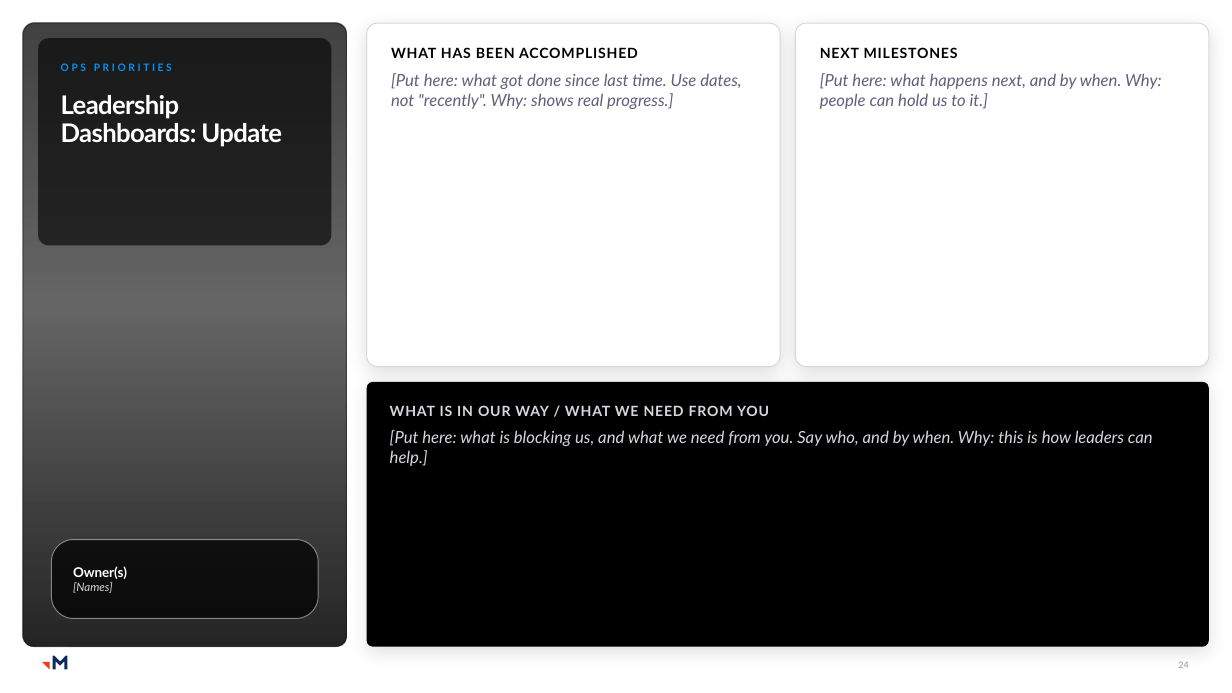
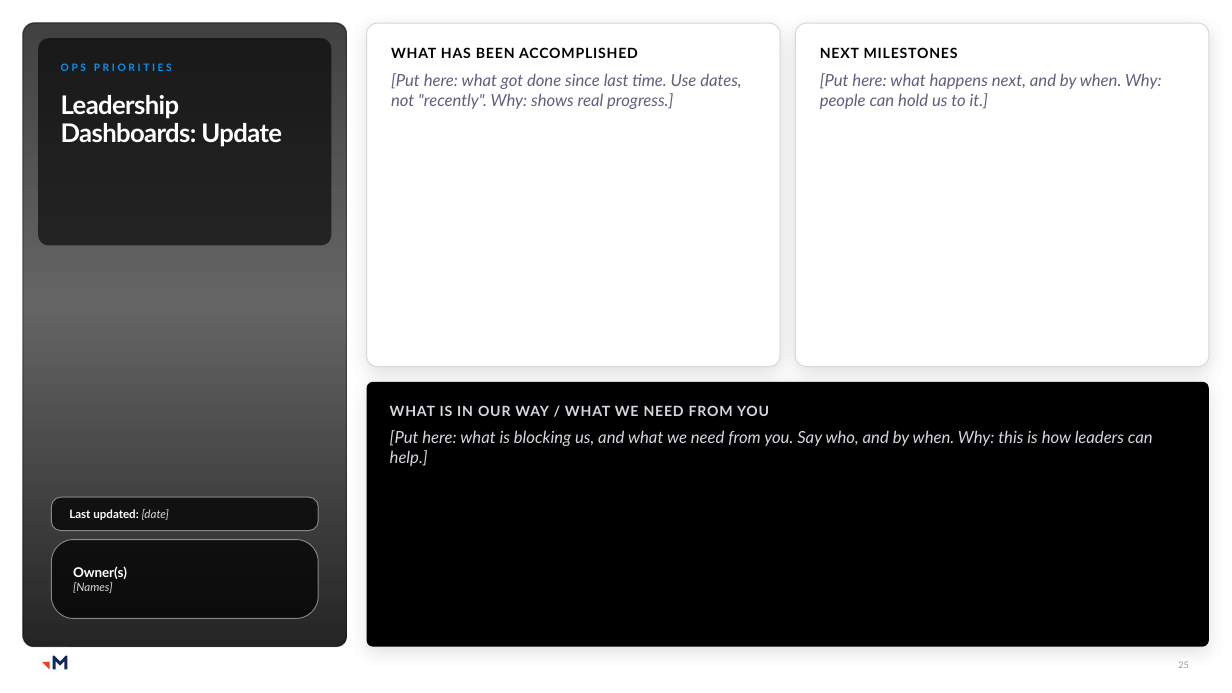
Before and after one commit to RachelHarrisMerkle/BasicMerkle, a slide deck: slide 25 of Priorities_Master.pptx (slide 24 before the commit). Drawn at 1232x693 pixels with LibreOffice and Linux fonts; fonts in the diff are those of the drawing; grey boxes stand for pictures. Boxes give left, top, right and bottom in pixels: in the first picture for what was removed or moved away, otherwise in the second. Text is boxed around its words. In the diff, an @@ line names an element or a change of style, - is before the commit and + after.

```diff
--- a/Priorities_Master.pptx
+++ b/Priorities_Master.pptx
@@ rounded rectangle added at (52,497,319,531), fill #000000 at 72% opacity, outline #FFFFFF 0.75 pt, 9 pt, text #FFFFFF, bold @@
+Last updated: [date]
@@ page number at (1178,661,1188,668): text changed @@
-24
+25
```
Also in this commit, not shown: 7 other slides changed, 1 slide added, 1 other file.
